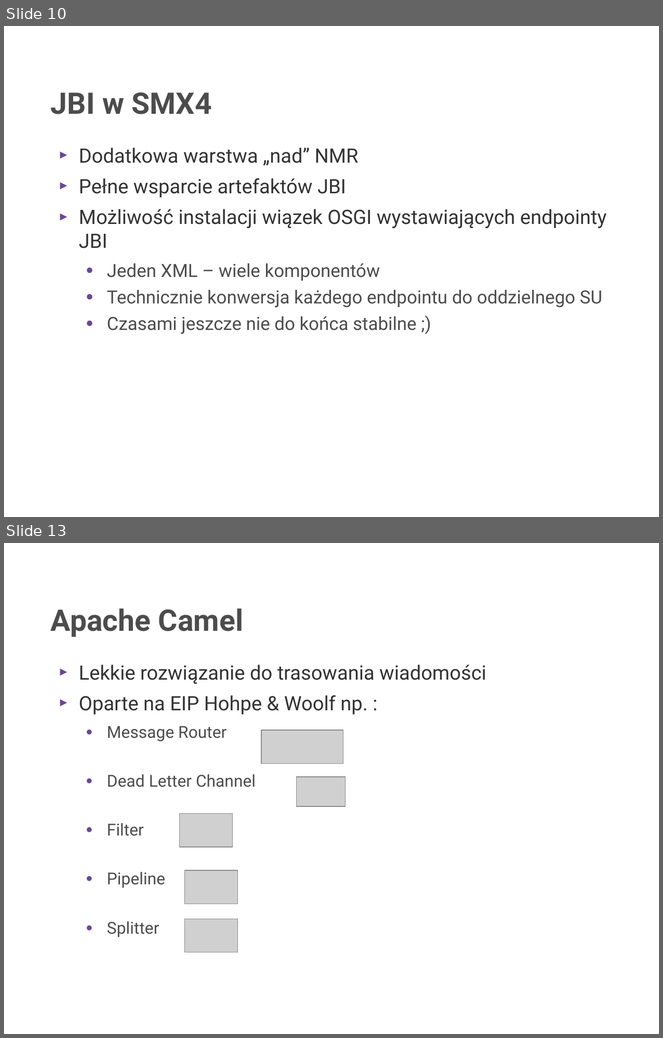
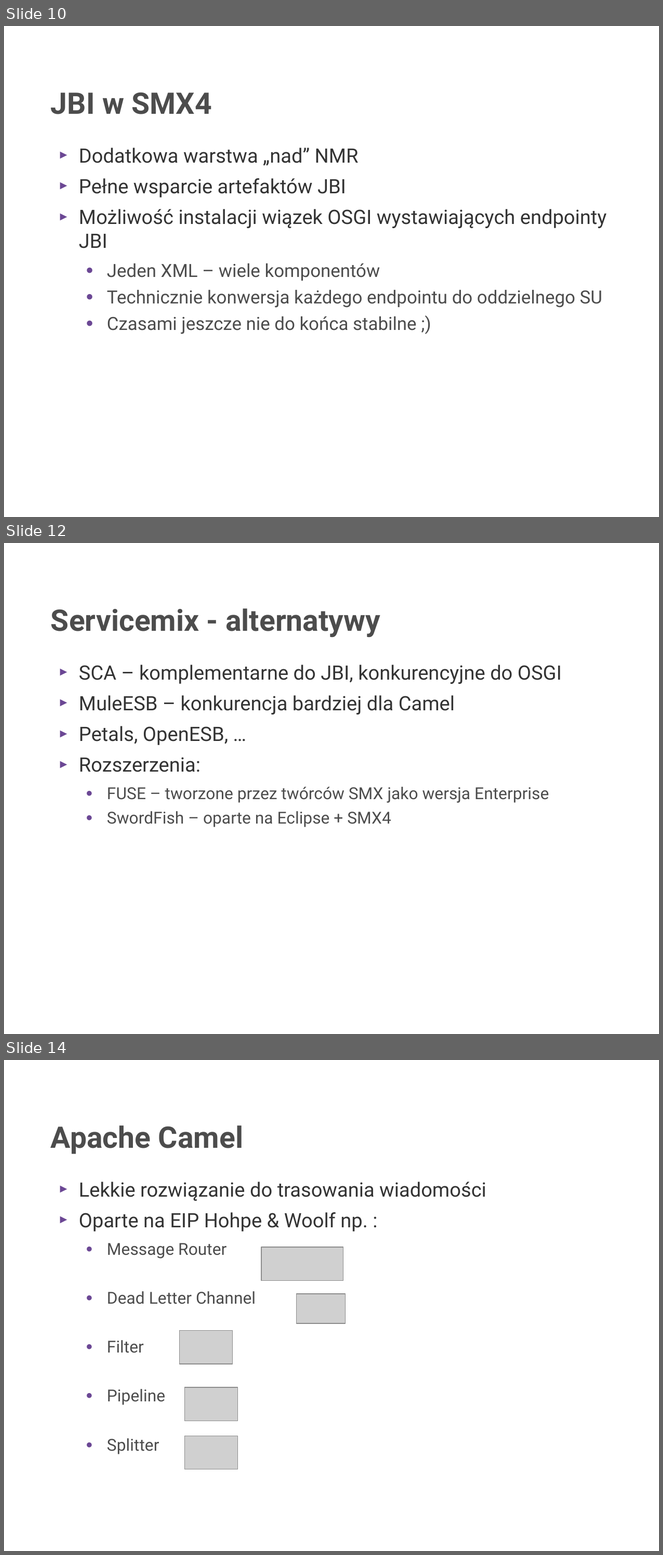
Before and after one commit to rafalrusin/ode-smx-jug, a slide deck: smx.odp. Shown one above the other, each under a label of ours: slides 10 and 13 before the commit, slides 10, 12 and 14 after it; the slides between them are not shown. The pictures are 663x1038 and 663x1555 pixels, drawn with LibreOffice and Linux fonts; fonts in the diff are those of the drawing; grey boxes stand for pictures; background and template pictures are left out. Boxes give left, top, right and bottom in pixels: in the first picture for what was removed or moved away, otherwise in the second. Text is boxed around its words. In the diff, an @@ line names an element or a change of style, - is before the commit and + after.

```diff
--- a/smx.odp
+++ b/smx.odp
@@ slide 12 added at [4, 543, 659, 1034], background picture (left out) @@
@@ title added at [51, 609, 380, 637], 36 pt, text #4C4C4C, bold @@
+Servicemix - alternatywy
@@ text added at [79, 665, 562, 827], 24 pt, text #333333 @@
+► SCA – komplementarne do JBI, konkurencyjne do OSGI
+► MuleESB – konkurencja bardziej dla Camel
+► Petals, OpenESB, …
+► Rozszerzenia:
+  ● FUSE – tworzone przez twórców SMX jako wersja Enterprise
+  ● SwordFish – oparte na Eclipse + SMX4
@@ what was slide 13 is now slide 14 @@
```
Also in this commit, not shown: 5 slides changed, 2 other slides added, 2 other files.
